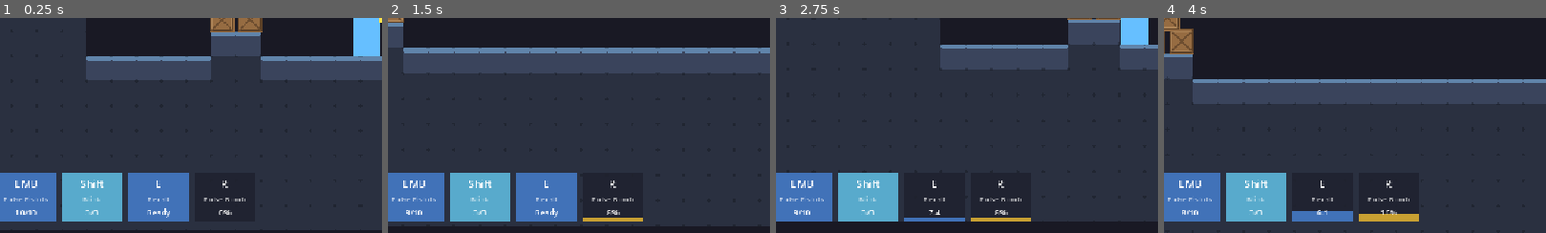
Above: before the commit, frames 1-4 (left to right).
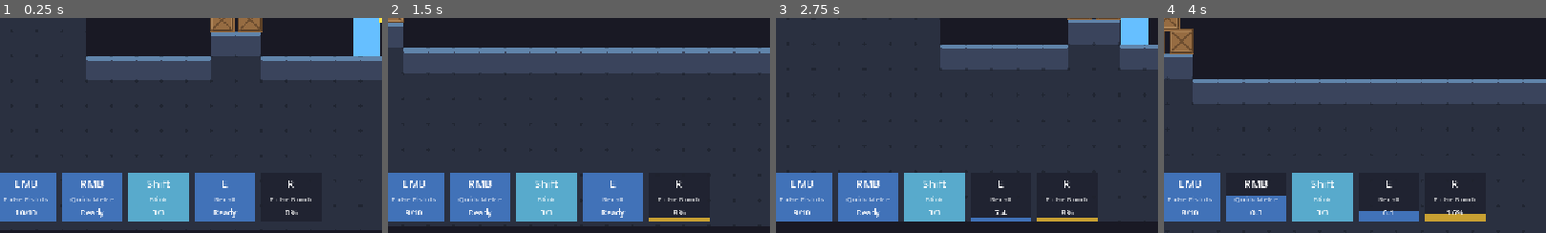
Above: after the commit, the same moments.

Repository: Trashpanda-GameDev/ow-roguelite
Game: Godot game, scene res://scenes/main.tscn
Same seed, same stepped clock (60 frames per second), same inputs: the game is played once before the commit and once after it.
Inputs (mouse positions are % of the whole screen's width and height, from its top left):
- Up to frame 1 (0.25 s): no input
- Up to frame 2 (1.5 s): tap Enter at 0.5 s; move the mouse to (72, 45) at 0.52 s; hold D (move_right) from 0.53 s (still down); tap R (ultimate) at 0.6 s; click (72, 45) at 0.67 s; tap Space (jump) at 0.77 s; move the mouse to (30, 55) at 1.27 s; tap Q (ability_1) at 1.35 s
- Up to frame 3 (2.75 s): tap Space (jump) at 1.52 s; tap R (ultimate) at 1.55, 2.3 s; move the mouse to (60, 28) at 2.02 s; release D (move_right) at 2.03 s; hold A (move_left) from 2.03 s (still down); tap E (ability_2) at 2.1 s
- Up to frame 4 (4 s): move the mouse to (45, 70) at 2.77 s; release A (move_left) at 2.78 s; hold D (move_right) from 2.78 s (still down); click (45, 70) at 2.85 s; tap Space (jump) at 3.02, 3.77 s; tap R (ultimate) at 3.05, 3.8 s; move the mouse to (80, 65) at 3.52 s; right-click (80, 65) at 3.6 s
The pictures show only the part of the screen within x 2-52%, y 50-100%; the shares and areas given below are measured in that part.

The runs differ from the first frame. In frame 1, 11% of the frame differs, in the area x 16-82%, y 72-95%; in frame 2, 11%, in the area x 16-85%, y 72-95%; in frame 3, 8.1%; in frame 4, 8.8%.
Error before the commit: Parse Error: Identifier "HitboxFactory" not declared in the current scope. (res://scripts/heroes/abilities/melee_slash.gd:16)

Commit message:
Refactor hitbox_component.gd and create scenes per ability with hitbox

Diff:
--- a/project.godot
+++ b/project.godot
@@ -62,7 +62,7 @@
 }
 dash={
 "deadzone": 0.5,
-"events": [Object(InputEventKey,"resource_local_to_scene":false,"resource_name":"","device":-1,"window_id":0,"alt_pressed":false,"shift_pressed":true,"ctrl_pressed":false,"meta_pressed":fa …(125 unchanged characters)…
+"events": [Object(InputEventKey,"resource_local_to_scene":false,"resource_name":"","device":-1,"window_id":0,"alt_pressed":false,"shift_pressed":false,"ctrl_pressed":false,"meta_pressed":fa …(125 unchanged characters)…
 , Object(InputEventJoypadButton,"resource_local_to_scene":false,"resource_name":"","device":-1,"button_index":1,"pressure":0.0,"pressed":false,"script":null)
 ]
 }
--- a/resources/heroes/striker.tres
+++ b/resources/heroes/striker.tres
@@ -7,9 +7,15 @@
 [ext_resource type="Script" uid="uid://c0vcfcmcr6tu4" path="res://scripts/heroes/abilities/aoe_burst.gd" id="5_aoe"]
 [ext_resource type="PackedScene" uid="uid://cf3gfan0p2beb" path="res://scenes/projectiles/projectile.tscn" id="6_proj"]
 [ext_resource type="Script" uid="uid://cy7oo84lcbb5o" path="res://scripts/heroes/abilities/ground_slam.gd" id="7_slam"]
+[ext_resource type="PackedScene" uid="uid://bmeleehitbox01" path="res://scenes/combat/melee_hitbox.tscn" id="8_melee_hb"]
+[ext_resource type="PackedScene" uid="uid://baoehitbox01x" path="res://scenes/combat/aoe_hitbox.tscn" id="9_aoe_hb"]
+[ext_resource type="PackedScene" uid="uid://bslamdescent01" path="res://scenes/combat/slam_descent_hitbox.tscn" id="10_slam_desc"]
+[ext_resource type="PackedScene" uid="uid://bslamburst01x" path="res://scenes/combat/slam_burst_hitbox.tscn" id="11_slam_burst"]
 
 [sub_resource type="Resource" id="Ability_slam"]
 script = ExtResource("7_slam")
+descent_hitbox_scene = ExtResource("10_slam_desc")
+burst_hitbox_scene = ExtResource("11_slam_burst")
 display_name = "Ground Slam"
 description = "Slam to the ground; the higher you are, the harder it hits."
 cooldown = 3.0
@@ -22,6 +28,7 @@
 
 [sub_resource type="Resource" id="Ability_primary"]
 script = ExtResource("2_slash")
+hitbox_scene = ExtResource("8_melee_hb")
 damage = 30.0
 reach = 64.0
 knockback = 320.0
@@ -41,8 +48,8 @@
 
 [sub_resource type="Resource" id="Ability_ultimate"]
 script = ExtResource("5_aoe")
+hitbox_scene = ExtResource("9_aoe_hb")
 damage = 90.0
-radius = 220.0
 lifetime = 0.4
 knockback = 440.0
 display_name = "Blade Storm"
--- a/resources/heroes/tracer.tres
+++ b/resources/heroes/tracer.tres
@@ -7,6 +7,7 @@
 [ext_resource type="Script" uid="uid://bqh2cr6tb8oog" path="res://scripts/heroes/abilities/recall_ability.gd" id="5_recall"]
 [ext_resource type="PackedScene" uid="uid://cf3gfan0p2beb" path="res://scenes/projectiles/projectile.tscn" id="6_bolt"]
 [ext_resource type="PackedScene" uid="uid://dhpdbmnljliwr" path="res://scenes/projectiles/pulse_bomb.tscn" id="7_bomb"]
+[ext_resource type="PackedScene" uid="uid://bmeleehitbox01" path="res://scenes/combat/melee_hitbox.tscn" id="8_melee_hb"]
 
 [sub_resource type="Resource" id="Ability_recall"]
 script = ExtResource("5_recall")
@@ -36,6 +37,7 @@
 
 [sub_resource type="Resource" id="Ability_secondary"]
 script = ExtResource("3_melee")
+hitbox_scene = ExtResource("8_melee_hb")
 damage = 22.0
 reach = 56.0
 lifetime = 0.1
--- /dev/null
+++ b/scenes/combat/aoe_hitbox.tscn
@@ -0,0 +1,12 @@
+[gd_scene format=3 uid="uid://baoehitbox01x"]
+
+[ext_resource type="PackedScene" uid="uid://c0hb0xspawn01" path="res://scenes/combat/hitbox.tscn" id="1_base"]
+
+[sub_resource type="CircleShape2D" id="CircleShape2D_aoe"]
+radius = 220.0
+
+[node name="Hitbox" instance=ExtResource("1_base")]
+visual_color = Color(0.5, 0.8, 1, 0.28)
+
+[node name="CollisionShape2D" parent="." index="0"]
+shape = SubResource("CircleShape2D_aoe")
--- /dev/null
+++ b/scenes/combat/hitbox.tscn
@@ -0,0 +1,12 @@
+[gd_scene load_steps=2 format=3 uid="uid://c0hb0xspawn01"]
+
+[ext_resource type="Script" uid="uid://6f3esx6j7aa1" path="res://scripts/components/hitbox_component.gd" id="1_hitbox"]
+
+[node name="Hitbox" type="Area2D"]
+collision_layer = 8
+collision_mask = 0
+monitoring = false
+monitorable = true
+script = ExtResource("1_hitbox")
+
+[node name="CollisionShape2D" type="CollisionShape2D" parent="."]
--- /dev/null
+++ b/scenes/combat/melee_hitbox.tscn
@@ -0,0 +1,13 @@
+[gd_scene format=3 uid="uid://du3svue13hcom"]
+
+[ext_resource type="PackedScene" uid="uid://c0hb0xspawn01" path="res://scenes/combat/hitbox.tscn" id="1_base"]
+
+[sub_resource type="RectangleShape2D" id="RectangleShape2D_melee"]
+size = Vector2(48, 48)
+
+[node name="Hitbox" instance=ExtResource("1_base")]
+visual_color = Color(1, 1, 1, 0.7)
+visual_flash = true
+
+[node name="CollisionShape2D" parent="." index="0"]
+shape = SubResource("RectangleShape2D_melee")
--- /dev/null
+++ b/scenes/combat/pulse_explosion_hitbox.tscn
@@ -0,0 +1,12 @@
+[gd_scene format=3 uid="uid://bpulseexpl01x"]
+
+[ext_resource type="PackedScene" uid="uid://c0hb0xspawn01" path="res://scenes/combat/hitbox.tscn" id="1_base"]
+
+[sub_resource type="CircleShape2D" id="CircleShape2D_explosion"]
+radius = 150.0
+
+[node name="Hitbox" instance=ExtResource("1_base")]
+visual_color = Color(1, 0.5, 0.2, 0.4)
+
+[node name="CollisionShape2D" parent="." index="0"]
+shape = SubResource("CircleShape2D_explosion")
--- /dev/null
+++ b/scenes/combat/slam_burst_hitbox.tscn
@@ -0,0 +1,12 @@
+[gd_scene format=3 uid="uid://bslamburst01x"]
+
+[ext_resource type="PackedScene" uid="uid://c0hb0xspawn01" path="res://scenes/combat/hitbox.tscn" id="1_base"]
+
+[sub_resource type="CircleShape2D" id="CircleShape2D_burst"]
+radius = 140.0
+
+[node name="Hitbox" instance=ExtResource("1_base")]
+visual_color = Color(0.5, 0.8, 1, 0.28)
+
+[node name="CollisionShape2D" parent="." index="0"]
+shape = SubResource("CircleShape2D_burst")
--- /dev/null
+++ b/scenes/combat/slam_descent_hitbox.tscn
@@ -0,0 +1,12 @@
+[gd_scene format=3 uid="uid://ccybont111g53"]
+
+[ext_resource type="PackedScene" uid="uid://c0hb0xspawn01" path="res://scenes/combat/hitbox.tscn" id="1_base"]
+
+[sub_resource type="CircleShape2D" id="CircleShape2D_descent"]
+radius = 42.0
+
+[node name="Hitbox" instance=ExtResource("1_base")]
+visual_color = Color(0.6, 0.85, 1, 0.35)
+
+[node name="CollisionShape2D" parent="." index="0"]
+shape = SubResource("CircleShape2D_descent")
--- /dev/null
+++ b/scenes/effects/corpse.tscn
@@ -0,0 +1,10 @@
+[gd_scene load_steps=2 format=3 uid="uid://cragd0llcorpse0"]
+
+[ext_resource type="Script" path="res://scripts/effects/ragdoll.gd" id="1_ragdoll"]
+
+[node name="Corpse" type="RigidBody2D"]
+collision_layer = 0
+collision_mask = 1
+script = ExtResource("1_ragdoll")
+
+[node name="CollisionShape2D" type="CollisionShape2D" parent="."]
--- a/scenes/projectiles/pulse_bomb.tscn
+++ b/scenes/projectiles/pulse_bomb.tscn
@@ -2,6 +2,7 @@
 
 [ext_resource type="Script" uid="uid://cti0mln0gqtab" path="res://scripts/projectiles/sticky_bomb.gd" id="1_bomb"]
 [ext_resource type="Script" uid="uid://6f3esx6j7aa1" path="res://scripts/components/hitbox_component.gd" id="2_hitbox"]
+[ext_resource type="PackedScene" uid="uid://bpulseexpl01x" path="res://scenes/combat/pulse_explosion_hitbox.tscn" id="3_explosion"]
 
 [sub_resource type="CircleShape2D" id="CircleShape2D_bomb"]
 radius = 12.0
@@ -9,7 +10,7 @@
 [node name="PulseBomb" type="Node2D" unique_id=926201577]
 script = ExtResource("1_bomb")
 lifetime = 1.3
-explosion_radius = 150.0
+explosion_hitbox_scene = ExtResource("3_explosion")
 explosion_damage = 300.0
 explosion_knockback = 460.0
 explosion_hits_self = true
--- a/scripts/autoload/game_manager.gd
+++ b/scripts/autoload/game_manager.gd
@@ -4,12 +4,17 @@
 enum State { BOOT, MENU, RUN, PAUSED, GAME_OVER }
 
 var state: State = State.BOOT
-var friendly_fire: bool = false ## can players damage teammates
+var friendly_fire: bool = false
 var split_screen: bool = false ## split-screen vs shared framing camera
 var _paused: bool = false
 
 const TEAM_PLAYER := 0
 const TEAM_ENEMY := 1
+
+func team_allows_friendly_fire(team: int) -> bool:
+	if team == TEAM_PLAYER:
+		return friendly_fire
+	return false
 
 func _ready() -> void:
 	process_mode = Node.PROCESS_MODE_ALWAYS
--- a/scripts/components/hitbox_component.gd
+++ b/scripts/components/hitbox_component.gd
@@ -12,26 +12,60 @@
 @export var one_shot: bool = false ## disable after first hit (projectiles)
 @export var can_hit_self: bool = false ## true = also damages its own source (e.g. an AoE that hurts the caster)
 
+@export_group("Debug Visual")
+@export var visual_color: Color = Color(1, 1, 1, 0) ## 0 on alpha means no visual by default
+@export var visual_flash: bool = false ## fade out the debug visual
+
 var source: Node ## the entity that owns/fired this hitbox
 var team: int = -1 ## source's team; -1 = neutral (hits everyone)
 var knockback_dir: Vector2 = Vector2.ZERO ## preferred push direction; auto if zero
 var grants_ult_charge: bool = true ## whether hits build the source's ultimate charge
+
+@onready var _collision_shape: CollisionShape2D = get_node_or_null("CollisionShape2D")
+
+## Creates an hitbox scene on the parent node
+static func from_scene(scene: PackedScene, parent: Node, target_position: Vector2) -> HitboxComponent:
+	if scene == null or parent == null:
+		return null
+	var hitbox: HitboxComponent = scene.instantiate()
+	parent.add_child(hitbox)
+	hitbox.global_position = target_position
+	return hitbox
+
+## `queue_free` after `seconds`. Fades the debug visual over that time.
+func expire_after(seconds: float) -> void:
+	if seconds <= 0.0:
+		return
+	get_tree().create_timer(seconds).timeout.connect(queue_free)
+	if visual_flash and visual_color.a > 0.0:
+		create_tween().tween_property(self, "self_modulate:a", 0.0, seconds)
 
 func on_hit(hurtbox: HurtboxComponent) -> void:
 	hit.emit(hurtbox)
 	if knockback > 0.0 and hurtbox.owner is Node2D:
 		var target := hurtbox.owner as Node2D
 		# Use the caller-supplied direction; otherwise push away from the hitbox.
-		var dir := knockback_dir
-		if dir == Vector2.ZERO:
-			dir = (target.global_position - global_position).normalized()
-		if dir == Vector2.ZERO:
-			dir = Vector2.RIGHT
+		var direction := knockback_dir
+		if direction == Vector2.ZERO:
+			direction = (target.global_position - global_position).normalized()
+		if direction == Vector2.ZERO:
+			direction = Vector2.RIGHT
 		# Add a slight upward pop so hits feel punchier.
-		var impulse := dir * knockback
+		var impulse := direction * knockback
 		impulse.y -= knockback * knockback_up
 		if target.has_method("apply_knockback"):
 			target.apply_knockback(impulse)
 	if one_shot:
 		set_deferred("monitoring", false)
 		set_deferred("monitorable", false)
+
+func _draw() -> void:
+	if visual_color.a <= 0.0 or _collision_shape == null or _collision_shape.shape == null:
+		return
+	var shape := _collision_shape.shape
+	var center := _collision_shape.position
+	if shape is CircleShape2D:
+		draw_circle(center, (shape as CircleShape2D).radius, visual_color)
+	elif shape is RectangleShape2D:
+		var size := (shape as RectangleShape2D).size
+		draw_rect(Rect2(center - size * 0.5, size), visual_color)
--- a/scripts/effects/ragdoll.gd
+++ b/scripts/effects/ragdoll.gd
@@ -1,30 +1,38 @@
 class_name Ragdoll
-extends RefCounted
-## Factory for a simple physics "corpse": a RigidBody2D box that tumbles and
-## collides with the world. Placeholder death effect for the player and enemies.
+extends RigidBody2D
+## Simple physics "corpse": a box that tumbles and collides with the world.
+## Placeholder death effect for the player and enemies.
+
+const SCENE_PATH := "res://scenes/effects/corpse.tscn"
+static var _scene: PackedScene
+
+var _size: Vector2 = Vector2(32, 32)
+var _color: Color = Color.WHITE
+
+@onready var _collision_shape: CollisionShape2D = $CollisionShape2D
 
 ## Spawn a corpse under `parent` at `at`, sized `size`, drawn `color`, launched
 ## with `launch` velocity. Returns the body so the caller can free it later.
-static func spawn(parent: Node, at: Vector2, size: Vector2, color: Color, launch: Vector2 = Vector2.ZERO) -> RigidBody2D:
+static func spawn(parent: Node, at: Vector2, size: Vector2, color: Color, launch: Vector2 = Vector2.ZERO) -> Ragdoll:
 	if parent == null:
 		return null
-	var corpse := RigidBody2D.new()
-	corpse.collision_layer = 0
-	corpse.collision_mask = 1 # collide with world only
-	corpse.gravity_scale = 1.0
-	var shape := CollisionShape2D.new()
+	if _scene == null:
+		_scene = load(SCENE_PATH)
+	var corpse: Ragdoll = _scene.instantiate()
+	parent.add_child(corpse)
+	corpse.global_position = at
+	corpse._create(size, color, launch)
+	return corpse
+
+func _create(size: Vector2, color: Color, launch: Vector2) -> void:
+	_size = size
+	_color = color
 	var rect := RectangleShape2D.new()
 	rect.size = size
-	shape.shape = rect
-	corpse.add_child(shape)
-	var hx := size.x * 0.5
-	var hy := size.y * 0.5
-	var vis := Polygon2D.new()
-	vis.color = color
-	vis.polygon = PackedVector2Array([Vector2(-hx, -hy), Vector2(hx, -hy), Vector2(hx, hy), Vector2(-hx, hy)])
-	corpse.add_child(vis)
-	parent.add_child(corpse)
-	corpse.global_position = at
-	corpse.linear_velocity = launch
-	corpse.angular_velocity = randf_range(-10.0, 10.0)
-	return corpse
+	_collision_shape.shape = rect
+	linear_velocity = launch
+	angular_velocity = randf_range(-10.0, 10.0)
+	queue_redraw()
+
+func _draw() -> void:
+	draw_rect(Rect2(-_size * 0.5, _size), _color)
--- a/scripts/heroes/abilities/aoe_burst.gd
+++ b/scripts/heroes/abilities/aoe_burst.gd
@@ -1,27 +1,25 @@
 @tool
 class_name AoeBurstAbility
 extends Ability
-## Radial burst centered on the caster — damages and knocks back everything in
-## a circle. Knockback pushes outward from the center (auto direction).
+## Radial burst centered on the caster - damages and knocks back everything in its hitbox.
+## Knockback pushes outward from the center (auto direction).
 
+@export var hitbox_scene: PackedScene
 @export var damage: float = 40.0
-@export var radius: float = 120.0
 @export var lifetime: float = 0.18
 @export var knockback: float = 260.0
 
 func activate(caster: Node, _aim_dir: Vector2) -> bool:
 	if not caster.has_method("get_center_position"):
 		return false
-	var shape := CircleShape2D.new()
-	shape.radius = radius
-	HitboxFactory.spawn(caster, caster.get_center_position(), shape, {
-		"damage": damage,
-		"knockback": knockback,
-		"source": caster,
-		"team": caster.get_team(),
-		"layer": caster.get_hitbox_layer(),
-		"grants_ult_charge": not is_ultimate,
-		"lifetime": lifetime,
-		"visual_color": Color(0.5, 0.8, 1.0, 0.28),
-	})
+	var hitbox := HitboxComponent.from_scene(hitbox_scene, caster, caster.get_center_position())
+	if hitbox == null:
+		push_warning("AoeBurstAbility '%s' has no hitbox_scene" % display_name)
+		return false
+	hitbox.damage = damage
+	hitbox.knockback = knockback
+	hitbox.source = caster
+	hitbox.team = caster.get_team()
+	hitbox.grants_ult_charge = not is_ultimate
+	hitbox.expire_after(lifetime)
 	return true
--- a/scripts/heroes/abilities/ground_slam.gd
+++ b/scripts/heroes/abilities/ground_slam.gd
@@ -3,17 +3,17 @@
 extends Ability
 ## Aerial slam: rockets the caster down (damaging things it passes through) and
 ## bursts on landing for AoE damage that scales with fall distance. Runs as a
-## SlamEffect so all the motion logic lives with the ability.
+## SlamEffect.
 
+@export var descent_hitbox_scene: PackedScene ## follows the caster down
+@export var burst_hitbox_scene: PackedScene ## spawned on landing
 @export var slam_speed: float = 1500.0
 @export_group("Descent")
 @export var descent_damage: float = 12.0
-@export var descent_radius: float = 42.0
 @export_group("Landing")
 @export var base_damage: float = 20.0
 @export var damage_per_height: float = 0.2 ## added per pixel fallen
 @export var max_damage: float = 220.0
-@export var radius: float = 140.0
 @export var lifetime: float = 0.2
 @export var knockback: float = 380.0
 
@@ -24,16 +24,16 @@
 func activate(caster: Node, _aim_dir: Vector2) -> bool:
 	if not caster.has_method("play_motion_effect"):
 		return false
-	caster.play_motion_effect(SlamEffect.new({
-		"slam_speed": slam_speed,
-		"descent_damage": descent_damage,
-		"descent_radius": descent_radius,
-		"base_damage": base_damage,
-		"damage_per_height": damage_per_height,
-		"max_damage": max_damage,
-		"radius": radius,
-		"lifetime": lifetime,
-		"knockback": knockback,
-		"grants_ult_charge": not is_ultimate,
-	}))
+	var effect := SlamEffect.new()
+	effect.descent_hitbox_scene = descent_hitbox_scene
+	effect.burst_hitbox_scene = burst_hitbox_scene
+	effect.slam_speed = slam_speed
+	effect.descent_damage = descent_damage
+	effect.base_damage = base_damage
+	effect.damage_per_height = damage_per_height
+	effect.max_damage = max_damage
+	effect.lifetime = lifetime
+	effect.knockback = knockback
+	effect.grants_ult_charge = not is_ultimate
+	caster.play_motion_effect(effect)
 	return true
--- a/scripts/heroes/abilities/melee_slash.gd
+++ b/scripts/heroes/abilities/melee_slash.gd
@@ -3,6 +3,7 @@
 extends Ability
 ## Short-lived melee hitbox in front of the caster, with a flashing graphic.
 
+@export var hitbox_scene: PackedScene
 @export var damage: float = 25.0
 @export var reach: float = 60.0
 @export var lifetime: float = 0.12
@@ -11,18 +12,16 @@
 func activate(caster: Node, aim_dir: Vector2) -> bool:
 	if not caster.has_method("get_center_position"):
 		return false
-	var shape := RectangleShape2D.new()
-	shape.size = Vector2(48, 48)
-	HitboxFactory.spawn(caster, caster.get_center_position() + aim_dir * reach, shape, {
-		"damage": damage,
-		"knockback": knockback,
-		"knockback_dir": aim_dir,
-		"source": caster,
-		"team": caster.get_team(),
-		"layer": caster.get_hitbox_layer(),
-		"grants_ult_charge": not is_ultimate,
-		"lifetime": lifetime,
-		"visual_color": Color(1, 1, 1, 0.7),
-		"flash": true,
-	})
+	var target_position: Vector2 = caster.get_center_position() + aim_dir * reach
+	var hitbox := HitboxComponent.from_scene(hitbox_scene, caster, target_position)
+	if hitbox == null:
+		push_warning("MeleeSlashAbility '%s' has no hitbox_scene" % display_name)
+		return false
+	hitbox.damage = damage
+	hitbox.knockback = knockback
+	hitbox.knockback_dir = aim_dir
+	hitbox.source = caster
+	hitbox.team = caster.get_team()
+	hitbox.grants_ult_charge = not is_ultimate
+	hitbox.expire_after(lifetime)
 	return true
--- a/scripts/heroes/effects/slam_effect.gd
+++ b/scripts/heroes/effects/slam_effect.gd
@@ -3,32 +3,33 @@
 ## Rockets the actor straight down, damaging things it passes through, then
 ## bursts on landing for damage scaled by fall distance.
 
-var _cfg: Dictionary
-var _speed: float
+var descent_hitbox_scene: PackedScene
+var burst_hitbox_scene: PackedScene
+var slam_speed: float = 1500.0
+var descent_damage: float = 12.0
+var descent_knockback: float = 140.0
+var base_damage: float = 20.0
+var damage_per_height: float = 0.2
+var max_damage: float = 220.0
+var lifetime: float = 0.2
+var knockback: float = 380.0
+var grants_ult_charge: bool = true
+
 var _start_y: float
 var _descent_hitbox: HitboxComponent
 
-func _init(cfg: Dictionary) -> void:
-	_cfg = cfg
-	_speed = cfg.get("slam_speed", 1400.0)
-
 func on_start(actor: Node) -> void:
 	_start_y = actor.global_position.y
-	var shape := CircleShape2D.new()
-	shape.radius = _cfg.get("descent_radius", 42.0)
-	# Parented to the actor so it follows the fall.
-	_descent_hitbox = HitboxFactory.spawn(actor, actor.global_position, shape, {
-		"damage": _cfg.get("descent_damage", 12.0),
-		"knockback": 140.0,
-		"source": actor,
-		"team": actor.get_team(),
-		"layer": actor.get_hitbox_layer(),
-		"grants_ult_charge": _cfg.get("grants_ult_charge", true),
-		"visual_color": Color(0.6, 0.85, 1.0, 0.35),
-	})
+	_descent_hitbox = HitboxComponent.from_scene(descent_hitbox_scene, actor, actor.global_position)
+	if _descent_hitbox:
+		_descent_hitbox.damage = descent_damage
+		_descent_hitbox.knockback = descent_knockback
+		_descent_hitbox.source = actor
+		_descent_hitbox.team = actor.get_team()
+		_descent_hitbox.grants_ult_charge = grants_ult_charge
 
 func tick(actor: Node, _delta: float) -> bool:
-	actor.velocity = Vector2(0.0, _speed)
+	actor.velocity = Vector2(0.0, slam_speed)
 	return actor.is_on_floor()
 
 func on_end(actor: Node) -> void:
@@ -36,19 +37,13 @@
 		_descent_hitbox.queue_free()
 	_descent_hitbox = null
 	var fall: float = maxf(0.0, actor.global_position.y - _start_y)
-	var dmg: float = minf(
-		_cfg.get("max_damage", 220.0),
-		_cfg.get("base_damage", 20.0) + fall * _cfg.get("damage_per_height", 0.2),
-	)
-	var shape := CircleShape2D.new()
-	shape.radius = _cfg.get("radius", 140.0)
-	HitboxFactory.spawn(actor.get_world(), actor.global_position, shape, {
-		"damage": dmg,
-		"knockback": _cfg.get("knockback", 380.0),
-		"source": actor,
-		"team": actor.get_team(),
-		"layer": actor.get_hitbox_layer(),
-		"grants_ult_charge": _cfg.get("grants_ult_charge", true),
-		"lifetime": _cfg.get("lifetime", 0.2),
-		"visual_color": Color(0.5, 0.8, 1.0, 0.28),
-	})
+	var damage: float = minf(max_damage, base_damage + fall * damage_per_height)
+	var burst := HitboxComponent.from_scene(burst_hitbox_scene, actor.get_world(), actor.global_position)
+	if burst == null:
+		return
+	burst.damage = damage
+	burst.knockback = knockback
+	burst.source = actor
+	burst.team = actor.get_team()
+	burst.grants_ult_charge = grants_ult_charge
+	burst.expire_after(lifetime)
--- a/scripts/projectiles/projectile.gd
+++ b/scripts/projectiles/projectile.gd
@@ -1,12 +1,12 @@
 class_name Projectile
 extends Node2D
 ## Simple moving projectile. Carries a one-shot HitboxComponent that applies
-## impact damage; frees itself on hit or after its lifetime. If explosion_radius
-## is set, spawns a radial burst hitbox on death (e.g. Pulse Bomb).
+## impact damage; frees itself on hit or after its lifetime. If explosion_hitbox_scene
+## is set, spawns it on death (e.g. Pulse Bomb).
 
 @export var lifetime: float = 2.0
 @export_group("Explosion")
-@export var explosion_radius: float = 0.0
+@export var explosion_hitbox_scene: PackedScene ## assign a hitbox scene to explode
 @export var explosion_damage: float = 0.0
 @export var explosion_knockback: float = 0.0
 @export var explosion_hits_self: bool = false ## explosion also damages the caster
@@ -36,7 +36,7 @@
 	hitbox.team = team
 
 func _die() -> void:
-	if explosion_radius > 0.0:
+	if explosion_hitbox_scene:
 		_spawn_explosion()
 	queue_free()
 
@@ -44,30 +44,13 @@
 	var host := get_parent()
 	if host == null:
 		return
-	var hb := HitboxComponent.new()
-	hb.damage = explosion_damage
-	hb.knockback = explosion_knockback
-	hb.source = hitbox.source
-	hb.team = team
-	hb.can_hit_self = explosion_hits_self
-	hb.grants_ult_charge = grants_ult_charge
-	hb.collision_layer = 1 << 3 # player_hitbox
-	hb.collision_mask = 0
-	hb.monitoring = false
-	hb.monitorable = true
-	var shape := CollisionShape2D.new()
-	var circle := CircleShape2D.new()
-	circle.radius = explosion_radius
-	shape.shape = circle
-	hb.add_child(shape)
-	var ring := Polygon2D.new()
-	ring.color = Color(1.0, 0.5, 0.2, 0.4)
-	var pts := PackedVector2Array()
-	for i in 24:
-		var a := TAU * i / 24.0
-		pts.append(Vector2(cos(a), sin(a)) * explosion_radius)
-	ring.polygon = pts
-	hb.add_child(ring)
-	host.add_child(hb)
-	hb.global_position = global_position
-	get_tree().create_timer(0.25).timeout.connect(func(): if is_instance_valid(hb): hb.queue_free())
+	var explosion := HitboxComponent.from_scene(explosion_hitbox_scene, host, global_position)
+	if explosion == null:
+		return
+	explosion.damage = explosion_damage
+	explosion.knockback = explosion_knockback
+	explosion.source = hitbox.source
+	explosion.team = team
+	explosion.can_hit_self = explosion_hits_self
+	explosion.grants_ult_charge = grants_ult_charge
+	explosion.expire_after(0.25)
